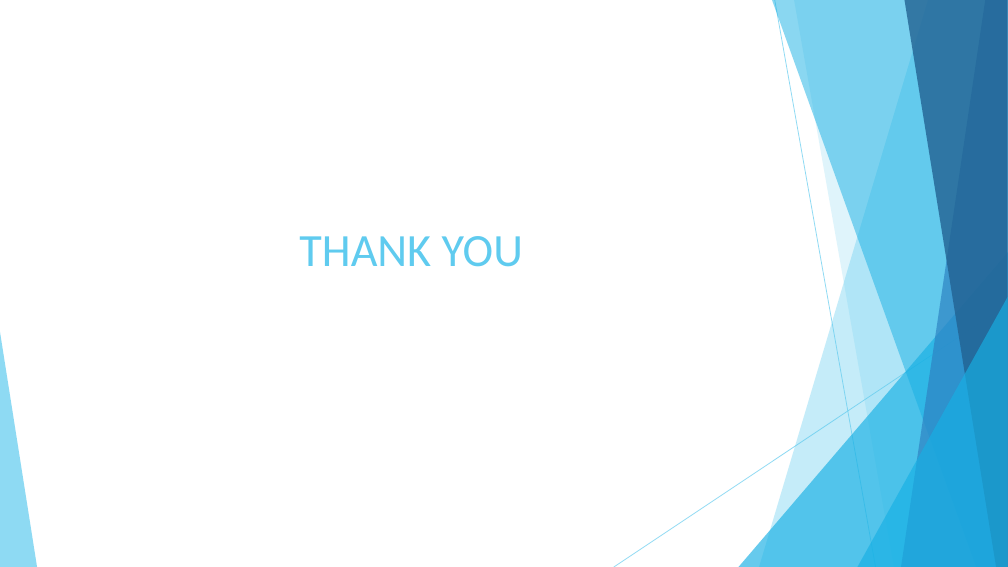
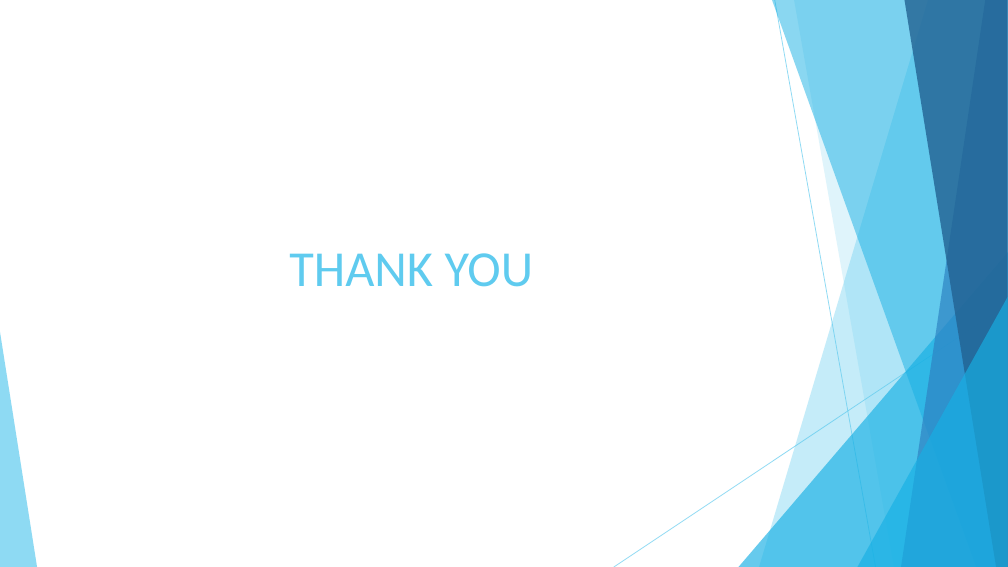
Before and after one commit to rdinesh808/Data_Lake_Construction_and_Querying_With_PySpark, a slide deck: slide 12 of Data_Lake_Construction_and_Querying_With_PySpark.pptx. Drawn at 1008x567 pixels with LibreOffice and Linux fonts; fonts in the diff are those of the drawing. Boxes give left, top, right and bottom in pixels: in the first picture for what was removed or moved away, otherwise in the second. Text is boxed around its words. In the diff, an @@ line names an element or a change of style, - is before the commit and + after.

```diff
--- a/Data_Lake_Construction_and_Querying_With_PySpark.pptx
+++ b/Data_Lake_Construction_and_Querying_With_PySpark.pptx
@@ title "THANK YOU" at [289,253,534,287]: size 44 to 48 pt @@
```
Also in this commit, not shown: 1 other slide changed, 2 other files.
